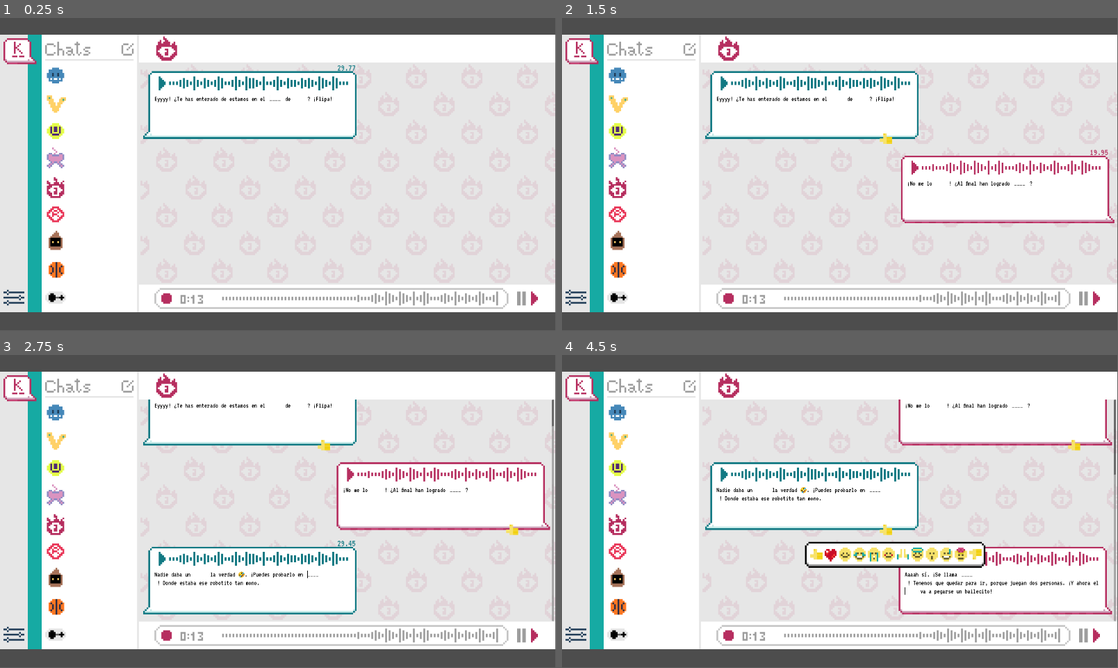
Above: before the commit, frames 1-4 (two rows, left to right).
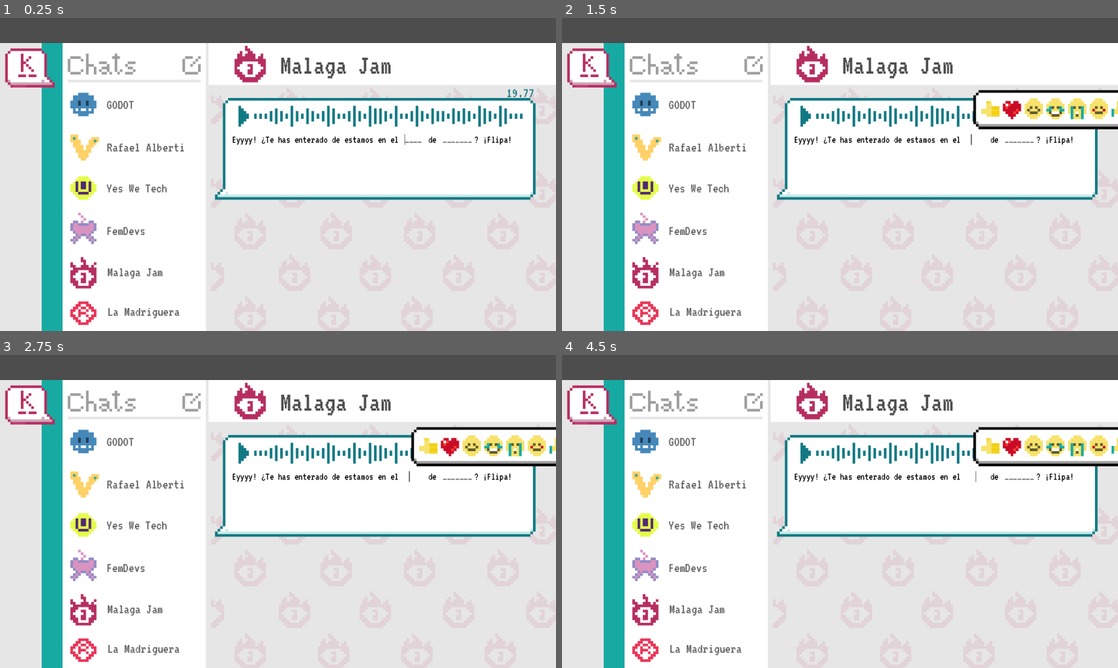
Above: after the commit, the same moments.

Repository: IES-Rafael-Alberti/mas_k_app
Game: Godot game, scene res://scenes/game.tscn
The game is run twice, just before and just after one commit, with the same random seed, the same clock (stepped at 60 frames per second) and the same inputs.
Inputs (mouse positions are in pixels of both pictures, inside the frame that each line leads up to):
- Up to frame 1 (0.25 s): no input
- Up to frame 2 (1.5 s): tap Enter (next) at 0.5 s; move the mouse to (962, 158) at 0.52 s; hold Enter (next) 0.53-1.28 s; click (962, 158) at 0.67 s; tap Tab (next_text) at 0.8, 1.35 s; tap Space at 1.25 s; move the mouse to (845, 77) at 1.27 s; click (845, 77) at 1.42 s
- Up to frame 3 (2.75 s): tap Enter (next) at 1.55, 2 s; move the mouse to (255, 498) at 2.02 s; hold Enter (next) from 2.03 s (still down); click (255, 498) at 2.17 s; tap Tab (next_text) at 2.3 s
- Up to frame 4 (4.5 s): move the mouse to (812, 574) at 2.77 s; release Enter (next) at 2.78 s; tap Tab (next_text) at 2.85, 3.8, 4.35 s; click (812, 574) at 2.92 s; tap Enter (next) at 3.05 s; tap Space at 3.5 s; move the mouse to (845, 555) at 3.52 s; hold Enter (next) 3.53-4.28 s; click (845, 555) at 3.67 s; move the mouse to (673, 464) at 4.27 s; click (673, 464) at 4.42 s
In our replay, the window is 799x449 before the commit and 800x450 after it. These sizes can differ from the game's own. Grey fills any space a smaller window leaves; there, only what the larger window draws over its background counts as a difference.

The runs differ from the first frame. In frame 1, 50% of the frame differs, in the area x 0-100%, y 0-100%; in frame 2, 51%; in frame 3, 51%; in frame 4, 57%.

Commit message:
temporal trailer

Diff:
--- a/project.godot
+++ b/project.godot
@@ -24,9 +24,16 @@
 
 window/size/viewport_width=1920
 window/size/viewport_height=1080
+window/stretch/scale=1.5
 
 [input]
 
+ui_accept={
+"deadzone": 0.5,
+"events": [Object(InputEventKey,"resource_local_to_scene":false,"resource_name":"","device":0,"window_id":0,"alt_pressed":false,"shift_pressed":false,"ctrl_pressed":false,"meta_pressed":false,"pressed":false,"keycode":4194310,"physical_keycode":0,"key_label":0,"unicode":0,"location":0,"echo":false,"script":null)
+, Object(InputEventKey,"resource_local_to_scene":false,"resource_name":"","device":0,"window_id":0,"alt_pressed":false,"shift_pressed":false,"ctrl_pressed":false,"meta_pressed":false,"pressed":false,"keycode":32,"physical_keycode":0,"key_label":0,"unicode":32,"location":0,"echo":false,"script":null)
+]
+}
 ui_focus_next={
 "deadzone": 0.5,
 "events": []
@@ -34,6 +41,25 @@
 ui_focus_prev={
 "deadzone": 0.5,
 "events": []
+}
+ui_text_completion_replace={
+"deadzone": 0.5,
+"events": [Object(InputEventKey,"resource_local_to_scene":false,"resource_name":"","device":0,"window_id":0,"alt_pressed":false,"shift_pressed":false,"ctrl_pressed":false,"meta_pressed":false,"pressed":false,"keycode":4194310,"physical_keycode":0,"key_label":0,"unicode":0,"location":0,"echo":false,"script":null)
+]
+}
+ui_text_newline={
+"deadzone": 0.5,
+"events": [Object(InputEventKey,"resource_local_to_scene":false,"resource_name":"","device":0,"window_id":0,"alt_pressed":false,"shift_pressed":false,"ctrl_pressed":false,"meta_pressed":false,"pressed":false,"keycode":4194310,"physical_keycode":0,"key_label":0,"unicode":0,"location":0,"echo":false,"script":null)
+]
+}
+ui_text_indent={
+"deadzone": 0.5,
+"events": []
+}
+ui_text_submit={
+"deadzone": 0.5,
+"events": [Object(InputEventKey,"resource_local_to_scene":false,"resource_name":"","device":0,"window_id":0,"alt_pressed":false,"shift_pressed":false,"ctrl_pressed":false,"meta_pressed":false,"pressed":false,"keycode":4194310,"physical_keycode":0,"key_label":0,"unicode":0,"location":0,"echo":false,"script":null)
+]
 }
 next={
 "deadzone": 0.2,
--- a/scenes/conversation_p1.tscn
+++ b/scenes/conversation_p1.tscn
@@ -124,7 +124,7 @@
 text = "20.00"
 
 [node name="Timer" type="Timer" parent="." unique_id=106765090]
-wait_time = 30.0
+wait_time = 20.0
 one_shot = true
 autostart = true
 
--- a/scenes/game.tscn
+++ b/scenes/game.tscn
@@ -6,6 +6,7 @@
 [ext_resource type="PackedScene" uid="uid://cl3jlghbk3fir" path="res://scenes/conversation_p1.tscn" id="4_p57ef"]
 [ext_resource type="PackedScene" uid="uid://d1ed7v2jfqboh" path="res://scenes/conversation_p2.tscn" id="5_u5sy4"]
 [ext_resource type="Texture2D" uid="uid://1atg8wcju06l" path="res://art/assets/prototipo.png" id="6_p57ef"]
+[ext_resource type="Theme" uid="uid://dd4mjbdjh70dg" path="res://themes/inputtext.tres" id="7_u5sy4"]
 
 [node name="Game" type="Node2D" unique_id=1547055071]
 script = ExtResource("1_yqjtg")
@@ -14,12 +15,123 @@
 masked_text_scene = ExtResource("3_lnu2h")
 text_container_p1 = ExtResource("4_p57ef")
 text_container_p2 = ExtResource("5_u5sy4")
+metadata/_edit_vertical_guides_ = [246.0]
 
 [node name="Background" type="TextureRect" parent="." unique_id=1401381384]
 offset_top = 58.0
 offset_right = 1920.0
 offset_bottom = 1018.0
 texture = ExtResource("6_p57ef")
+
+[node name="Malaga Jam" type="Label" parent="Background" unique_id=2020000540]
+layout_mode = 0
+offset_left = 645.0
+offset_top = 18.0
+offset_right = 901.0
+offset_bottom = 83.0
+theme = ExtResource("7_u5sy4")
+theme_override_colors/font_color = Color(0.30323294, 0.30323276, 0.30323288, 1)
+theme_override_font_sizes/font_size = 64
+text = "Malaga Jam"
+
+[node name="Label" type="Label" parent="Background" unique_id=346802660]
+layout_mode = 0
+offset_left = 245.0
+offset_top = 125.0
+offset_right = 309.0
+offset_bottom = 158.0
+theme = ExtResource("7_u5sy4")
+theme_override_colors/font_color = Color(0.37225115, 0.37225133, 0.37225124, 1)
+theme_override_font_sizes/font_size = 32
+text = "GODOT"
+
+[node name="Label2" type="Label" parent="Background" unique_id=457659622]
+layout_mode = 0
+offset_left = 246.0
+offset_top = 223.0
+offset_right = 429.0
+offset_bottom = 254.0
+theme = ExtResource("7_u5sy4")
+theme_override_colors/font_color = Color(0.37225115, 0.37225133, 0.37225124, 1)
+theme_override_font_sizes/font_size = 32
+text = "Rafael Alberti"
+
+[node name="Label3" type="Label" parent="Background" unique_id=484603535]
+layout_mode = 0
+offset_left = 245.0
+offset_top = 317.0
+offset_right = 385.0
+offset_bottom = 350.0
+theme = ExtResource("7_u5sy4")
+theme_override_colors/font_color = Color(0.37225115, 0.37225133, 0.37225124, 1)
+theme_override_font_sizes/font_size = 32
+text = "Yes We Tech"
+
+[node name="Label4" type="Label" parent="Background" unique_id=1627200585]
+layout_mode = 0
+offset_left = 245.0
+offset_top = 415.0
+offset_right = 385.0
+offset_bottom = 448.0
+theme = ExtResource("7_u5sy4")
+theme_override_colors/font_color = Color(0.37225115, 0.37225133, 0.37225124, 1)
+theme_override_font_sizes/font_size = 32
+text = "FemDevs"
+
+[node name="Label5" type="Label" parent="Background" unique_id=2055887516]
+layout_mode = 0
+offset_left = 247.0
+offset_top = 510.0
+offset_right = 387.0
+offset_bottom = 543.0
+theme = ExtResource("7_u5sy4")
+theme_override_colors/font_color = Color(0.37225115, 0.37225133, 0.37225124, 1)
+theme_override_font_sizes/font_size = 32
+text = "Malaga Jam"
+
+[node name="Label6" type="Label" parent="Background" unique_id=1069117933]
+layout_mode = 0
+offset_left = 247.0
+offset_top = 601.0
+offset_right = 387.0
+offset_bottom = 634.0
+theme = ExtResource("7_u5sy4")
+theme_override_colors/font_color = Color(0.37225115, 0.37225133, 0.37225124, 1)
+theme_override_font_sizes/font_size = 32
+text = "La Madriguera"
+
+[node name="Label7" type="Label" parent="Background" unique_id=1940093379]
+layout_mode = 0
+offset_left = 246.0
+offset_top = 696.0
+offset_right = 386.0
+offset_bottom = 729.0
+theme = ExtResource("7_u5sy4")
+theme_override_colors/font_color = Color(0.37225115, 0.37225133, 0.37225124, 1)
+theme_override_font_sizes/font_size = 32
+text = "Envasador"
+
+[node name="Label8" type="Label" parent="Background" unique_id=124717483]
+layout_mode = 0
+offset_left = 246.0
+offset_top = 799.0
+offset_right = 386.0
+offset_bottom = 832.0
+theme = ExtResource("7_u5sy4")
+theme_override_colors/font_color = Color(0.37225115, 0.37225133, 0.37225124, 1)
+theme_override_font_sizes/font_size = 32
+text = "meta11co"
+
+[node name="Label9" type="Label" parent="Background" unique_id=915892882]
+layout_mode = 0
+offset_left = 245.0
+offset_top = 891.0
+offset_right = 385.0
+offset_bottom = 924.0
+theme = ExtResource("7_u5sy4")
+theme_override_colors/font_color = Color(0.37225115, 0.37225133, 0.37225124, 1)
+theme_override_font_sizes/font_size = 32
+text = "Reachy LMS"
 
 [node name="ScrollContainer" type="ScrollContainer" parent="." unique_id=546000667]
 offset_left = 489.0
--- a/scenes/line_edit.tscn
+++ b/scenes/line_edit.tscn
@@ -1,7 +1,12 @@
 [gd_scene format=3 uid="uid://cxqe5xvetca7k"]
 
 [ext_resource type="Theme" uid="uid://dd4mjbdjh70dg" path="res://themes/inputtext.tres" id="1_47au0"]
+[ext_resource type="FontFile" uid="uid://cc6q3vdvv2kti" path="res://fonts/VT323-Regular.ttf" id="2_3jnow"]
 [ext_resource type="Script" uid="uid://diqgb1fxgh0qq" path="res://scripts/line_edit.gd" id="2_vt5wb"]
+
+[sub_resource type="FontVariation" id="FontVariation_ulsvh"]
+base_font = ExtResource("2_3jnow")
+variation_embolden = 0.3
 
 [sub_resource type="StyleBoxEmpty" id="StyleBoxEmpty_uwrxv"]
 
@@ -10,11 +15,13 @@
 [sub_resource type="StyleBoxEmpty" id="StyleBoxEmpty_lnu2h"]
 
 [node name="LineEdit" type="LineEdit" unique_id=1219361879]
+offset_right = 40.0
+offset_bottom = 25.0
 theme = ExtResource("1_47au0")
+theme_override_fonts/font = SubResource("FontVariation_ulsvh")
 theme_override_styles/normal = SubResource("StyleBoxEmpty_uwrxv")
 theme_override_styles/read_only = SubResource("StyleBoxEmpty_yqjtg")
 theme_override_styles/focus = SubResource("StyleBoxEmpty_lnu2h")
-placeholder_text = "______________________________"
 editable = false
 expand_to_text_length = true
 context_menu_enabled = false
--- a/scenes/meca_edit.tscn
+++ b/scenes/meca_edit.tscn
@@ -2,12 +2,21 @@
 
 [ext_resource type="Theme" uid="uid://dd4mjbdjh70dg" path="res://themes/inputtext.tres" id="1_07kr6"]
 [ext_resource type="Script" uid="uid://571s3ktyw33k" path="res://scripts/meca_edit.gd" id="2_07kr6"]
+[ext_resource type="FontFile" uid="uid://cc6q3vdvv2kti" path="res://fonts/VT323-Regular.ttf" id="2_qchl5"]
+
+[sub_resource type="FontVariation" id="FontVariation_7eqac"]
+base_font = ExtResource("2_qchl5")
+variation_embolden = 0.2
 
 [sub_resource type="StyleBoxEmpty" id="StyleBoxEmpty_uwrxv"]
 
 [sub_resource type="StyleBoxEmpty" id="StyleBoxEmpty_yqjtg"]
 
 [sub_resource type="StyleBoxEmpty" id="StyleBoxEmpty_lnu2h"]
+
+[sub_resource type="FontVariation" id="FontVariation_ylqc8"]
+base_font = ExtResource("2_qchl5")
+variation_embolden = 0.2
 
 [sub_resource type="StyleBoxEmpty" id="StyleBoxEmpty_qchl5"]
 
@@ -16,11 +25,14 @@
 [sub_resource type="StyleBoxEmpty" id="StyleBoxEmpty_ylqc8"]
 
 [node name="LineEdit" type="LineEdit" unique_id=1219361879]
+offset_right = 40.0
+offset_bottom = 25.0
 theme = ExtResource("1_07kr6")
+theme_override_colors/font_uneditable_color = Color(0.45646393, 0.456464, 0.456464, 1)
+theme_override_fonts/font = SubResource("FontVariation_7eqac")
 theme_override_styles/normal = SubResource("StyleBoxEmpty_uwrxv")
 theme_override_styles/read_only = SubResource("StyleBoxEmpty_yqjtg")
 theme_override_styles/focus = SubResource("StyleBoxEmpty_lnu2h")
-placeholder_text = "______________________________"
 editable = false
 expand_to_text_length = true
 context_menu_enabled = false
@@ -35,15 +47,15 @@
 
 [node name="LineEdit" type="LineEdit" parent="." unique_id=1182377698]
 layout_mode = 0
-offset_left = 3.0
-offset_top = 1.0
-offset_right = 292.0
-offset_bottom = 26.0
+offset_right = 40.0
+offset_bottom = 25.0
 theme = ExtResource("1_07kr6")
+theme_override_fonts/font = SubResource("FontVariation_ylqc8")
 theme_override_styles/normal = SubResource("StyleBoxEmpty_qchl5")
 theme_override_styles/read_only = SubResource("StyleBoxEmpty_7eqac")
 theme_override_styles/focus = SubResource("StyleBoxEmpty_ylqc8")
 editable = false
+expand_to_text_length = true
 context_menu_enabled = false
 emoji_menu_enabled = false
 shortcut_keys_enabled = false
@@ -53,7 +65,5 @@
 drag_and_drop_selection_enabled = false
 flat = true
 
-[connection signal="resized" from="." to="." method="_on_resized"]
-[connection signal="editing_toggled" from="LineEdit" to="." method="_on_line_edit_editing_toggled"]
-[connection signal="resized" from="LineEdit" to="." method="_on_line_edit_resized"]
-[connection signal="text_changed" from="LineEdit" to="." method="_on_line_edit_text_changed"]
+[connection signal="editing_toggled" from="LineEdit" to="." method="_on_editing_toggled"]
+[connection signal="text_changed" from="LineEdit" to="." method="_on_text_changed"]
--- a/scripts/conversation.gd
+++ b/scripts/conversation.gd
@@ -13,18 +13,22 @@
 enum states {NORMAL, MECA, MASKED}
 
 func _init(dialog, _conversation_panel):
+	Global.next_text.connect(next_text)
 	conversation_panel = _conversation_panel
 	load_file(dialog, _conversation_panel.get_panel())
 	masked_fields[current_text].activate()
 
 func next_text():
-	if current_text >= masked_fields.size():
+	if current_text < masked_fields.size():
 		masked_fields[current_text].deactivate()
 	current_text += 1
 	if current_text >= masked_fields.size():
 		conversation_panel.next_action()
 	else:
 		masked_fields[current_text].activate()
+
+func is_meca_text():
+	return masked_fields[current_text] is MecaEdit
 
 func load_file(dialog: String, text_container):
 	var current_state = states.NORMAL
--- a/scripts/game.gd
+++ b/scripts/game.gd
@@ -39,10 +39,10 @@
 func _input(event: InputEvent) -> void:
 	if event.is_action_pressed("ui_cancel"):
 		get_tree().quit()
-	if event.is_action_pressed("next") and not current_phase:
+	if event.is_action_pressed("next") and not current_phase and not current_conversation.is_meca_text():
 		current_conversation.conversation_panel.stop_timer()
 		next_action()
-	if event.is_action_pressed("next_text") and not current_phase:
+	if event.is_action_pressed("next_text") and not current_phase and not current_conversation.is_meca_text():
 		current_conversation.next_text()
 	scroll_container.set_deferred("scroll_vertical", scroll_container.get_v_scroll_bar().max_value)
 
@@ -64,6 +64,7 @@
 			await get_tree().create_timer(10).timeout
 			get_tree().quit()
 			return
+	Global.disconnect_next_text()
 	var conversation = players[current_player].instantiate()
 	conversations_panel.add_child(conversation)
 	current_conversation = Conversation.new(dialogs[current_dialog], conversation)
--- a/scripts/global.gd
+++ b/scripts/global.gd
@@ -4,6 +4,13 @@
 var http: HTTPRequest
 var pending_request: bool = false
 var reachy_ip: String
+
+signal next_text
+
+func disconnect_next_text():
+	print(next_text.get_connections().size())
+	for connection in next_text.get_connections():
+		next_text.disconnect(connection["callable"])
 
 func init_reachy():
 	if reachy_present:
--- a/scripts/meca_edit.gd
+++ b/scripts/meca_edit.gd
@@ -1,43 +1,49 @@
+class_name MecaEdit
 extends LineEdit
 
 @export var meca_text: String
+var next_text: String
+var current_char_index: int
 
 var container_margin = 10.0
 
 func set_meca_text(_text: String):
-	meca_text = text
+	meca_text = _text
 	placeholder_text = "_".repeat(meca_text.length())
+	current_char_index = 1
+	next_text = meca_text.substr(0, current_char_index)
 
 func activate():
-	editable = true
-	grab_focus()
+	$LineEdit.editable = true
+	$LineEdit.grab_focus()
 
 func deactivate():
-	editable = false
+	$LineEdit.editable = false
 
 func _on_text_changed(_new_text: String) -> void:
-	pass # Replace with function body.
+	if _new_text != next_text:
+		$LineEdit.text = $LineEdit.text.substr(0, current_char_index-1)
+		$LineEdit.caret_column = current_char_index
+	else:
+		current_char_index += 1
+		if current_char_index > meca_text.length():
+			deactivate()
+			Global.next_text.emit()
+		else:
+			next_text = meca_text.substr(0, current_char_index)
 
 func _on_editing_toggled(_toggled_on: bool) -> void:
 	if _toggled_on:
 		text = meca_text
 
-
-func _on_line_edit_editing_toggled(toggled_on: bool) -> void:
-	pass # Replace with function body.
-
-
-func _on_line_edit_text_changed(new_text: String) -> void:
-	pass # Replace with function body.
-
-
-func _on_resized() -> void:
-	var line_edit = get_viewport().gui_get_focus_owner()
-	if line_edit:
-		var container = line_edit.get_parent()
-		if container.size.x - line_edit.size.x < container_margin:
-			line_edit.max_length = line_edit.text.length()
-			line_edit.caret_column = line_edit.max_length
+#
+#func _on_resized() -> void:
+	#var line_edit = get_viewport().gui_get_focus_owner()
+	#if line_edit:
+		#var container = line_edit.get_parent()
+		#if container.size.x - line_edit.size.x < container_margin:
+			#line_edit.max_length = line_edit.text.length()
+			#line_edit.caret_column = line_edit.max_length
 
 
 func _on_line_edit_resized() -> void:
